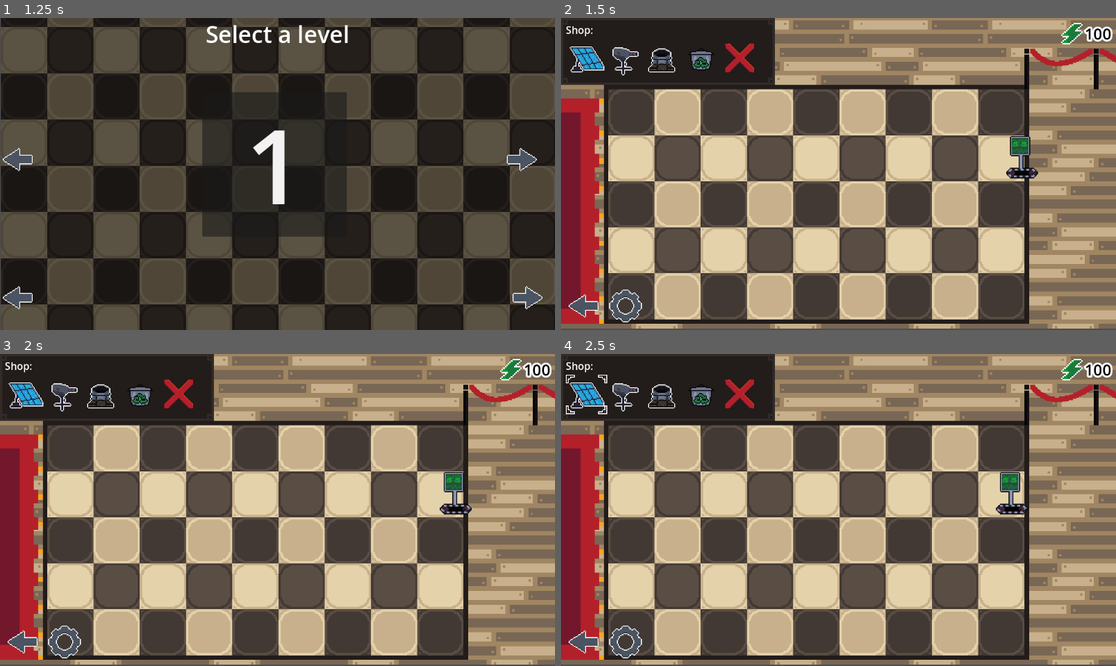
Above: before the commit, frames 1-4 (two rows, left to right).
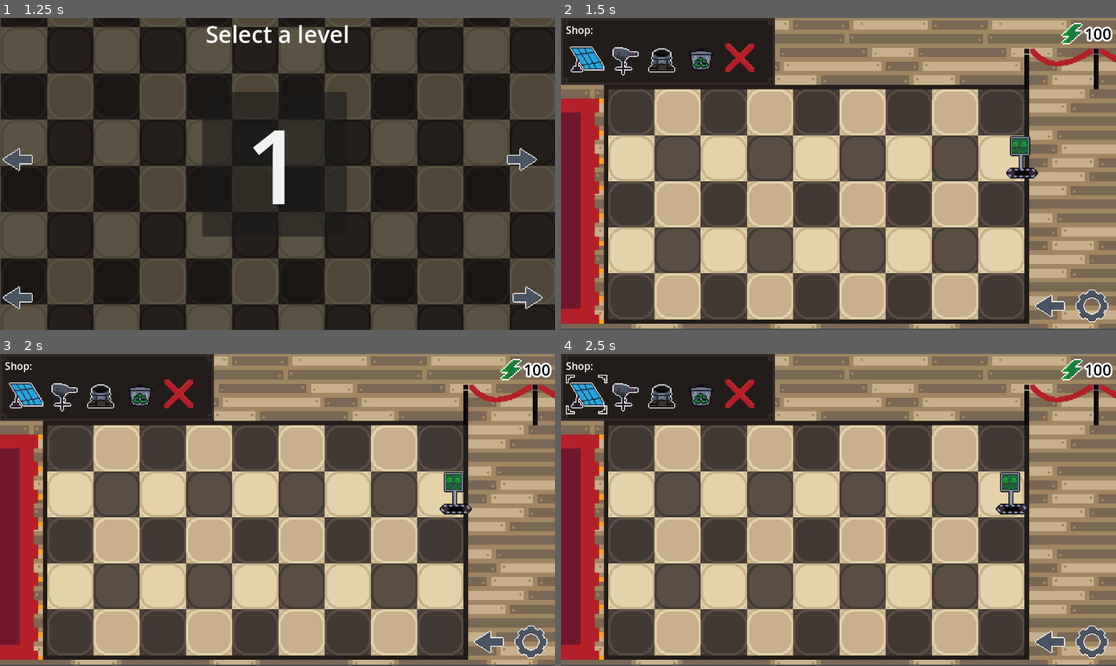
Above: after the commit, the same moments.

Repository: AuraDvin/MvR
Game: Godot game, scene res://levels/menus/main_menu/main_menu.tscn
The game is run twice, just before and just after one commit, with the same random seed, the same clock (stepped at 60 frames per second) and the same inputs.
Inputs (mouse positions are in pixels of both pictures, inside the frame that each line leads up to):
- Up to frame 1 (1.25 s): click (277, 183) at 0.5 s
- Up to frame 2 (1.5 s): click "1" at 1.25 s
- Up to frame 3 (2 s): no input
- Up to frame 4 (2.5 s): click (588, 394) at 2 s

Frame 1 is identical in both runs. In frame 2, 1.1% of the frame differs, in the area x 1-99%, y 87-98%; in frame 3, 1.1%; in frame 4, 1.1%.

Commit message:
moved hud buttons

Diff:
--- a/levels/menus/hud/hud.tscn
+++ b/levels/menus/hud/hud.tscn
@@ -91,23 +91,6 @@
 size_flags_vertical = 0
 texture_normal = ExtResource("8_62nfb")
 
-[node name="HBoxContainer" type="HBoxContainer" parent="MarginContainer/HBoxContainer2/VBoxContainer"]
-layout_mode = 2
-size_flags_horizontal = 0
-size_flags_vertical = 10
-
-[node name="back" type="TextureButton" parent="MarginContainer/HBoxContainer2/VBoxContainer/HBoxContainer"]
-layout_mode = 2
-size_flags_vertical = 0
-texture_normal = ExtResource("7_ka03i")
-texture_hover = ExtResource("8_k8m3l")
-
-[node name="settings" type="TextureButton" parent="MarginContainer/HBoxContainer2/VBoxContainer/HBoxContainer"]
-layout_mode = 2
-size_flags_vertical = 0
-texture_normal = ExtResource("9_g1qdu")
-texture_hover = ExtResource("10_8i481")
-
 [node name="VBoxContainer2" type="VBoxContainer" parent="MarginContainer/HBoxContainer2"]
 layout_mode = 2
 theme_override_constants/separation = 50
@@ -155,6 +138,23 @@
 size_flags_horizontal = 8
 text = "upgrade 3"
 
+[node name="HBoxContainer" type="HBoxContainer" parent="MarginContainer/HBoxContainer2/VBoxContainer2"]
+layout_mode = 2
+size_flags_horizontal = 8
+size_flags_vertical = 10
+
+[node name="back" type="TextureButton" parent="MarginContainer/HBoxContainer2/VBoxContainer2/HBoxContainer"]
+layout_mode = 2
+size_flags_vertical = 0
+texture_normal = ExtResource("7_ka03i")
+texture_hover = ExtResource("8_k8m3l")
+
+[node name="settings" type="TextureButton" parent="MarginContainer/HBoxContainer2/VBoxContainer2/HBoxContainer"]
+layout_mode = 2
+size_flags_vertical = 0
+texture_normal = ExtResource("9_g1qdu")
+texture_hover = ExtResource("10_8i481")
+
 [node name="Selector" type="TextureRect" parent="."]
 visible = false
 layout_mode = 0
@@ -163,5 +163,5 @@
 mouse_filter = 2
 texture = ExtResource("9_62nfb")
 
-[connection signal="pressed" from="MarginContainer/HBoxContainer2/VBoxContainer/HBoxContainer/back" to="." method="_on_back_pressed"]
-[connection signal="pressed" from="MarginContainer/HBoxContainer2/VBoxContainer/HBoxContainer/settings" to="." method="_on_settings_pressed"]
+[connection signal="pressed" from="MarginContainer/HBoxContainer2/VBoxContainer2/HBoxContainer/back" to="." method="_on_back_pressed"]
+[connection signal="pressed" from="MarginContainer/HBoxContainer2/VBoxContainer2/HBoxContainer/settings" to="." method="_on_settings_pressed"]
